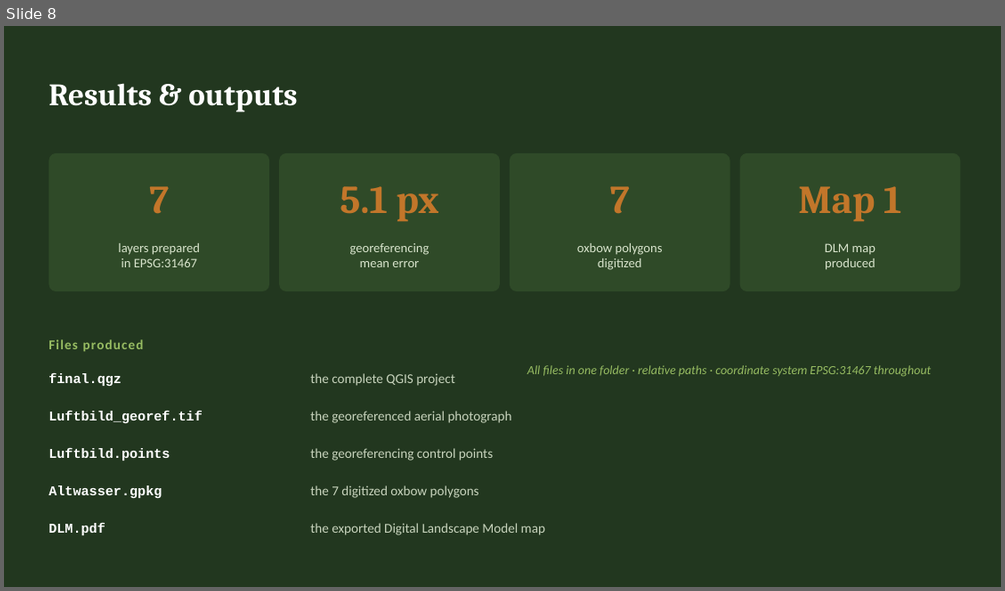
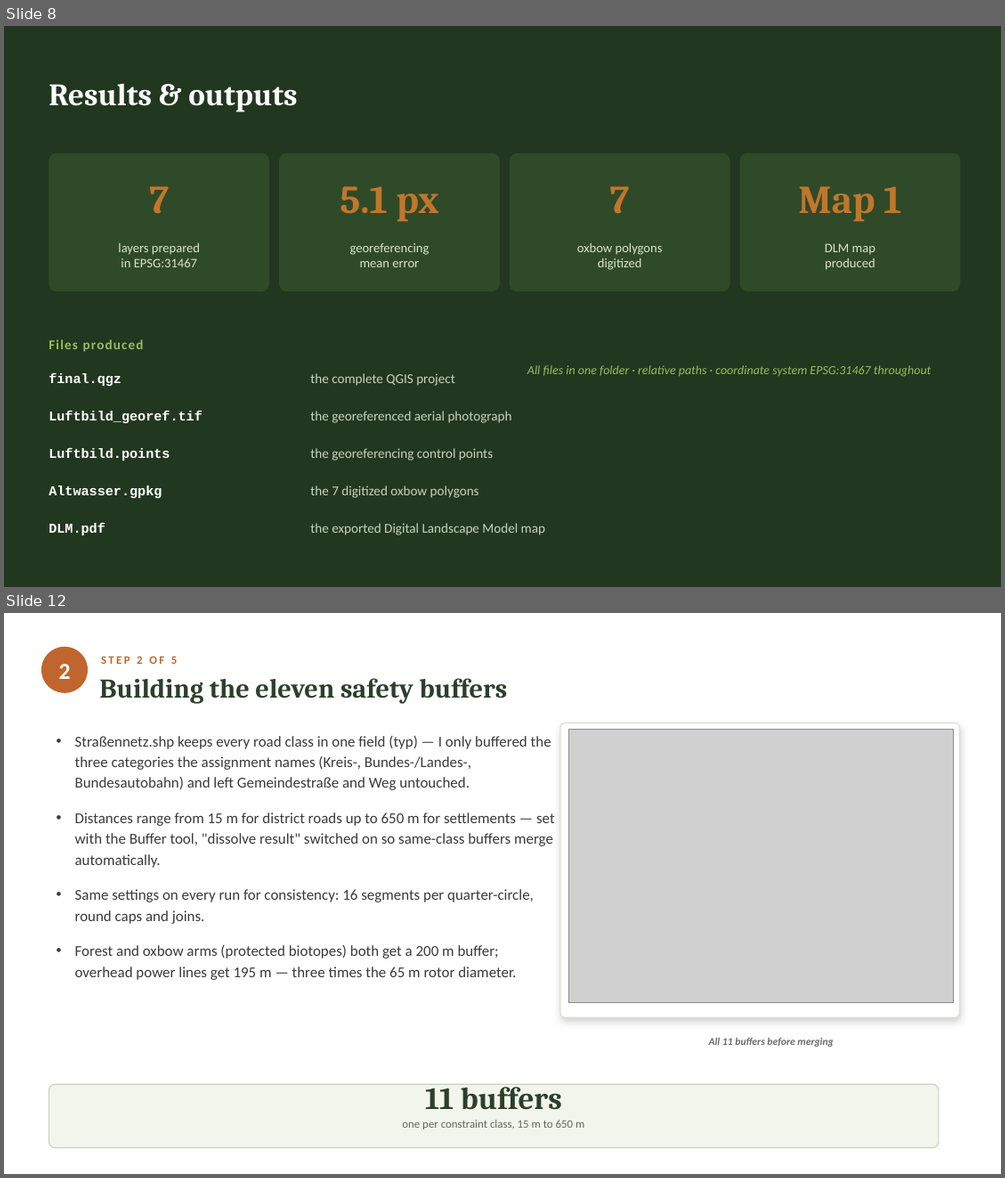
Before and after one commit to Kratosna/Methoden-zur-Analyse-und-Modellierung-von-r-umlichen-Umweltdaten, a slide deck: Procedure_Presentation.pptx. Shown one above the other, each under a label of ours: slide 8 before the commit, slides 8 and 12 after it; the slides between them are not shown. The pictures are 1005x591 and 1005x1178 pixels, drawn with LibreOffice and Linux fonts; fonts in the diff are those of the drawing; grey boxes stand for pictures. Boxes give left, top, right and bottom in pixels: in the first picture for what was removed or moved away, otherwise in the second. Text is boxed around its words. In the diff, an @@ line names an element or a change of style, - is before the commit and + after.

```diff
--- a/Procedure_Presentation.pptx
+++ b/Procedure_Presentation.pptx
@@ slide 12 added at [4, 613, 1001, 1174], background #FFFFFF @@
@@ ellipse added at [41, 647, 88, 693], fill #C1652E @@
@@ text added at [59, 664, 71, 679], 22 pt, text #FFFFFF, bold @@
+2
@@ text added at [101, 656, 177, 664], 11 pt, text #C1652E, bold @@
+STEP 2 OF 5
@@ text added at [99, 678, 508, 704], 26 pt, text #2C3F2B, bold @@
+Building the eleven safety buffers
@@ text added at [75, 736, 555, 980], 14.5 pt, text #3A3A3A @@
+• Straßennetz.shp keeps every road class in one field (typ) — I only buffered the three categories the assignment names (Kreis-, Bundes-/Landes-, Bundesautobahn) and left Gemeindestraße and Weg untouched.
+• Distances range from 15 m for district roads up to 650 m for settlements — set with the Buffer tool, "dissolve result" switched on so same-class buffers merge automatically.
+• Same settings on every run for consistency: 16 segments per quarter-circle, round caps and joins.
+• Forest and oxbow arms (protected biotopes) both get a 200 m buffer; overhead power lines get 195 m — three times the 65 m rotor diameter.
@@ rounded rectangle added at [560, 723, 960, 1018], fill #FFFFFF, outline #DADFD2 0.99 pt @@
@@ picture added at [568, 729, 954, 1002] @@
@@ text added at [709, 1038, 833, 1046], 10 pt, text #6B6B6B, bold, italic @@
+All 11 buffers before merging
@@ rounded rectangle added at [48, 1084, 938, 1148], fill #F2F5EC, outline #C9D3B8 0.99 pt @@
@@ text added at [425, 1084, 562, 1110], 30 pt, text #2C3F2B, bold @@
+11 buffers
@@ text added at [402, 1119, 584, 1129], 11 pt, text #5C6B57 @@
+one per constraint class, 15 m to 650 m
```
Also in this commit, not shown: 2 slides changed, 8 other slides added, 2 other files.
